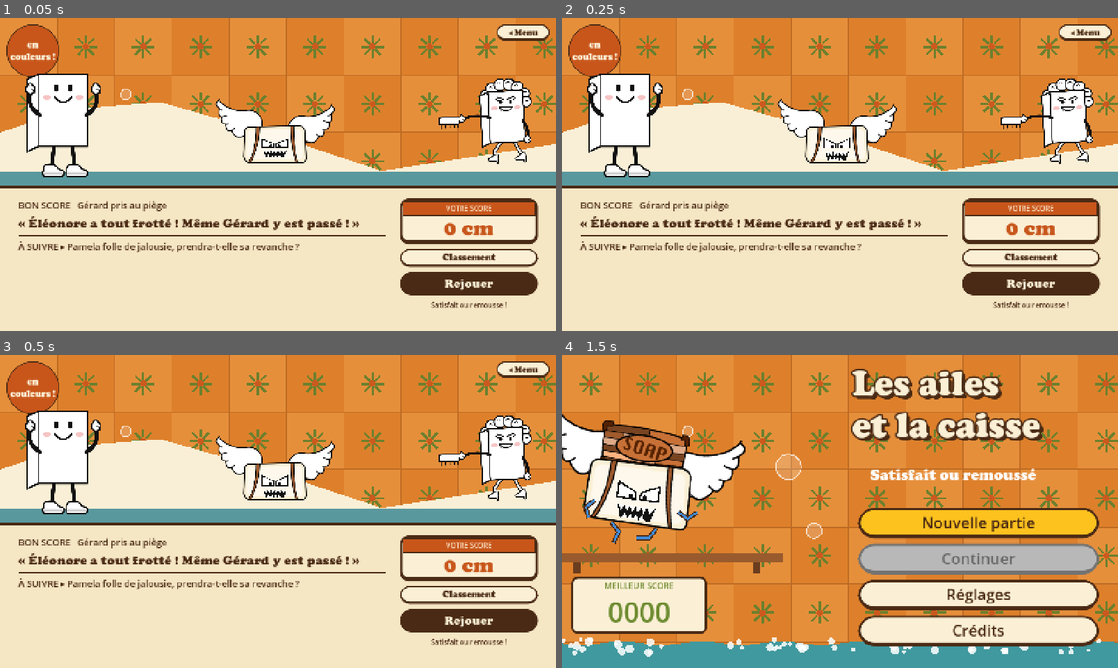
Above: before the commit, frames 1-4 (two rows, left to right).
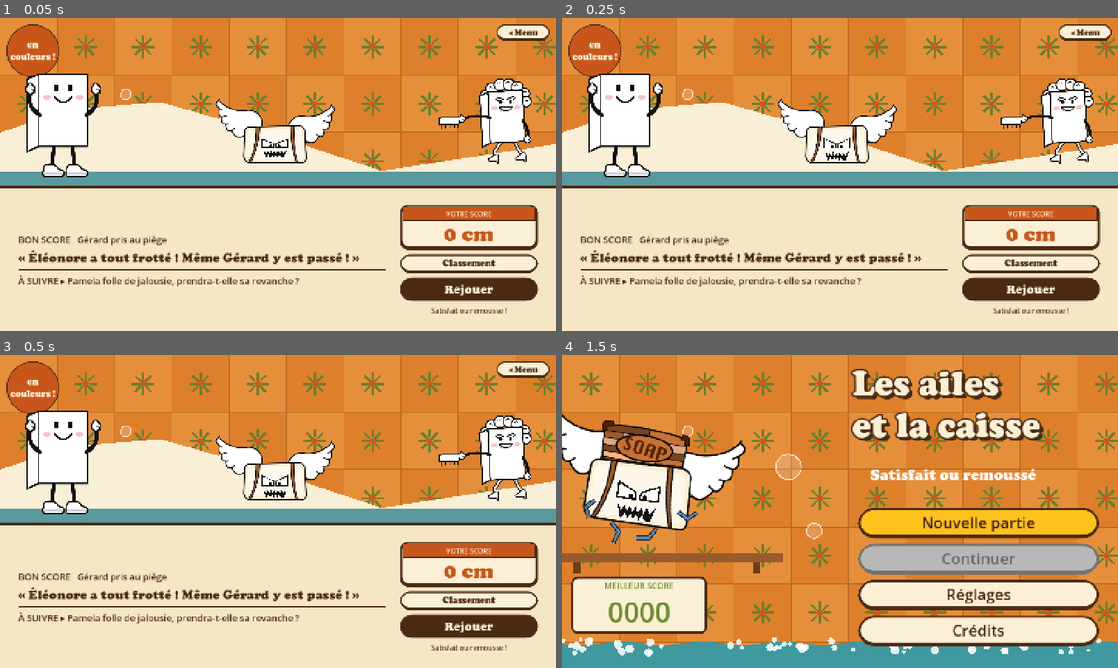
Above: after the commit, the same moments.

Repository: atostivint/LesAilesEtLaCaisse
Game: Godot game, scene res://scenes/score_bon.tscn
Same seed, same stepped clock (60 frames per second), same inputs: the game is played once before the commit and once after it. This scene is started directly instead of the project's main scene.
Inputs:
- Up to frame 1 (0.05 s): no input
- Up to frame 2 (0.25 s): no input
- Up to frame 3 (0.5 s): no input
- Up to frame 4 (1.5 s): click "Rejouer" at 0.5 s; click "◂ Menu" at 1.25 s

The runs differ from the first frame. In frame 1, 9.1% of the frame differs, in the area x 3-97%, y 57-95%; in frame 2, 9.1%; in frame 3, 9.1%; in frame 4, nothing differs.

Commit message:
Scores : bloc de texte centré verticalement dans la carte du bas
Co-Authored-By: Claude Haiku 5.5 <noreply@anthropic.com>

Diff:
--- a/scenes/score_bon.tscn
+++ b/scenes/score_bon.tscn
@@ -171,10 +171,12 @@
 
 [node name="Colonnes" type="HBoxContainer" parent="Bas/Marge"]
 layout_mode = 2
+size_flags_vertical = 3
 theme_override_constants/separation = 40
 
 [node name="Gauche" type="VBoxContainer" parent="Bas/Marge/Colonnes"]
 layout_mode = 2
+size_flags_vertical = 4
 size_flags_horizontal = 3
 theme_override_constants/separation = 10
 
@@ -231,6 +233,7 @@
 
 [node name="Droite" type="VBoxContainer" parent="Bas/Marge/Colonnes"]
 layout_mode = 2
+size_flags_vertical = 4
 custom_minimum_size = Vector2(360, 0)
 theme_override_constants/separation = 12
 
--- a/scenes/score_catastrophe.tscn
+++ b/scenes/score_catastrophe.tscn
@@ -171,10 +171,12 @@
 
 [node name="Colonnes" type="HBoxContainer" parent="Bas/Marge"]
 layout_mode = 2
+size_flags_vertical = 3
 theme_override_constants/separation = 40
 
 [node name="Gauche" type="VBoxContainer" parent="Bas/Marge/Colonnes"]
 layout_mode = 2
+size_flags_vertical = 4
 size_flags_horizontal = 3
 theme_override_constants/separation = 10
 
@@ -231,6 +233,7 @@
 
 [node name="Droite" type="VBoxContainer" parent="Bas/Marge/Colonnes"]
 layout_mode = 2
+size_flags_vertical = 4
 custom_minimum_size = Vector2(360, 0)
 theme_override_constants/separation = 12
 
--- a/scenes/score_excellent.tscn
+++ b/scenes/score_excellent.tscn
@@ -170,10 +170,12 @@
 
 [node name="Colonnes" type="HBoxContainer" parent="Bas/Marge"]
 layout_mode = 2
+size_flags_vertical = 3
 theme_override_constants/separation = 40
 
 [node name="Gauche" type="VBoxContainer" parent="Bas/Marge/Colonnes"]
 layout_mode = 2
+size_flags_vertical = 4
 size_flags_horizontal = 3
 theme_override_constants/separation = 10
 
@@ -230,6 +232,7 @@
 
 [node name="Droite" type="VBoxContainer" parent="Bas/Marge/Colonnes"]
 layout_mode = 2
+size_flags_vertical = 4
 custom_minimum_size = Vector2(360, 0)
 theme_override_constants/separation = 12
 
--- a/scenes/score_mauvais.tscn
+++ b/scenes/score_mauvais.tscn
@@ -171,10 +171,12 @@
 
 [node name="Colonnes" type="HBoxContainer" parent="Bas/Marge"]
 layout_mode = 2
+size_flags_vertical = 3
 theme_override_constants/separation = 40
 
 [node name="Gauche" type="VBoxContainer" parent="Bas/Marge/Colonnes"]
 layout_mode = 2
+size_flags_vertical = 4
 size_flags_horizontal = 3
 theme_override_constants/separation = 10
 
@@ -231,6 +233,7 @@
 
 [node name="Droite" type="VBoxContainer" parent="Bas/Marge/Colonnes"]
 layout_mode = 2
+size_flags_vertical = 4
 custom_minimum_size = Vector2(360, 0)
 theme_override_constants/separation = 12
 
--- a/scenes/score_moyen.tscn
+++ b/scenes/score_moyen.tscn
@@ -171,10 +171,12 @@
 
 [node name="Colonnes" type="HBoxContainer" parent="Bas/Marge"]
 layout_mode = 2
+size_flags_vertical = 3
 theme_override_constants/separation = 40
 
 [node name="Gauche" type="VBoxContainer" parent="Bas/Marge/Colonnes"]
 layout_mode = 2
+size_flags_vertical = 4
 size_flags_horizontal = 3
 theme_override_constants/separation = 10
 
@@ -231,6 +233,7 @@
 
 [node name="Droite" type="VBoxContainer" parent="Bas/Marge/Colonnes"]
 layout_mode = 2
+size_flags_vertical = 4
 custom_minimum_size = Vector2(360, 0)
 theme_override_constants/separation = 12
 
